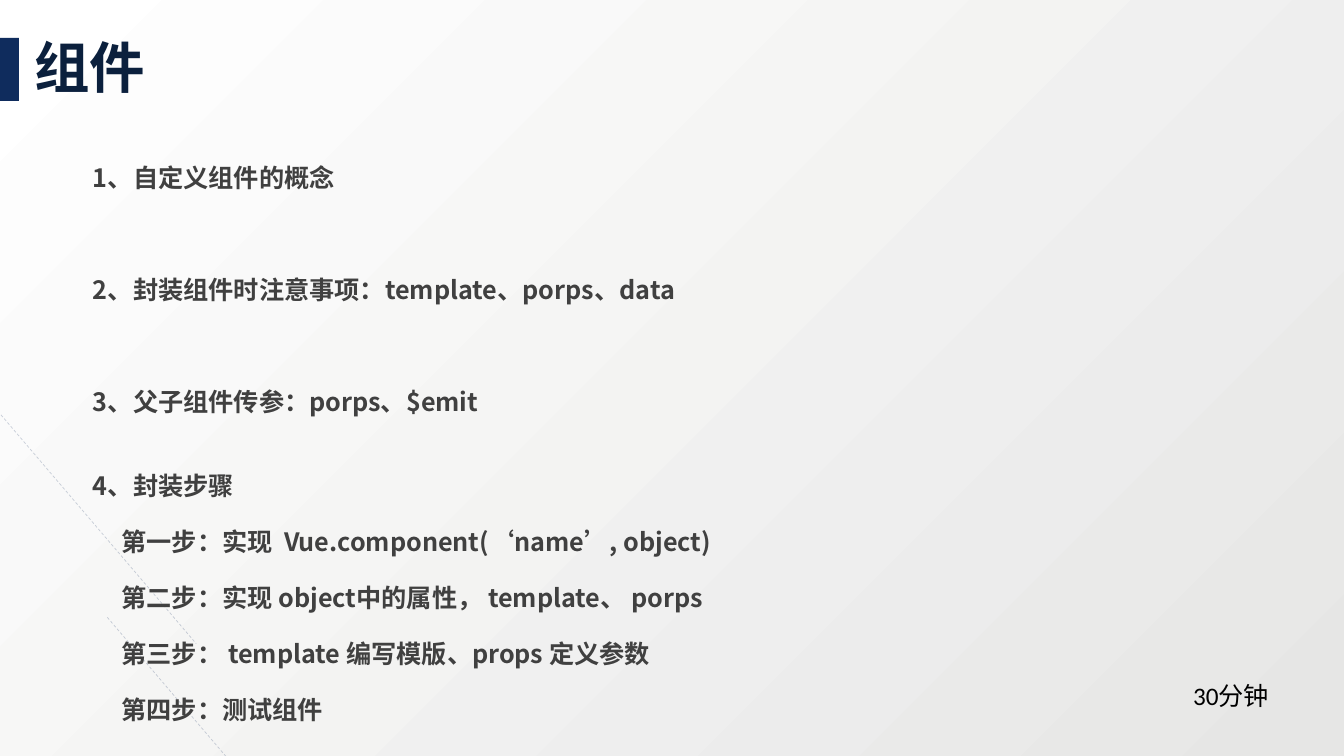
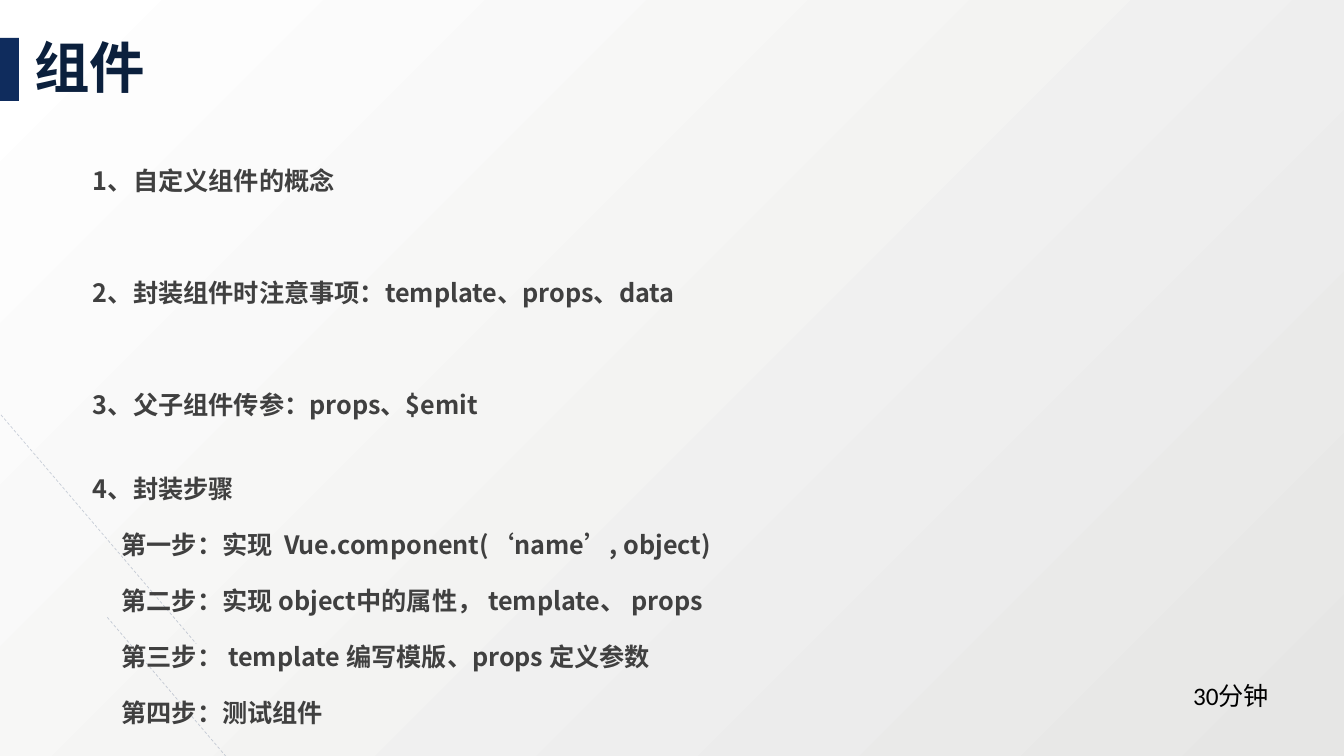
Before and after one commit to hmesingfw/charantia, a slide deck: slide 6 of demo/vue-demo/Vue 学习培训.pptx. Drawn at 1344x756 pixels with LibreOffice and Linux fonts; fonts in the diff are those of the drawing. Boxes give left, top, right and bottom in pixels: in the first picture for what was removed or moved away, otherwise in the second. Text is boxed around its words. In the diff, an @@ line names an element or a change of style, - is before the commit and + after.

```diff
--- a/demo/vue-demo/Vue 学习培训.pptx
+++ b/demo/vue-demo/Vue 学习培训.pptx
@@ text at bbox=[93, 280, 675, 420]: text changed @@
-2、封装组件时注意事项：template、porps、data
-3、父子组件传参：porps、$emit
+2、封装组件时注意事项：template、props、data
+3、父子组件传参：props、$emit
@@ text at bbox=[122, 586, 702, 616]: text changed @@
-第二步：实现 object中的属性， template、 porps
+第二步：实现 object中的属性， template、 props
```
Also in this commit, not shown: 3 other slides changed, 1 slide added, 31 other files.
